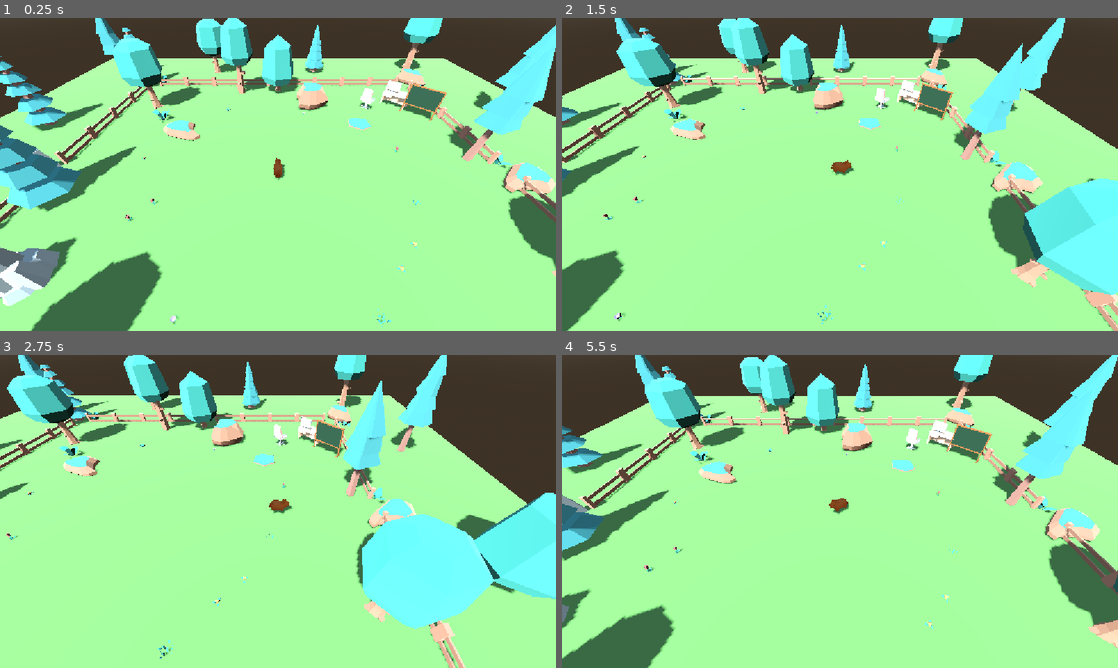
Above: before the commit, frames 1-4 (two rows, left to right).
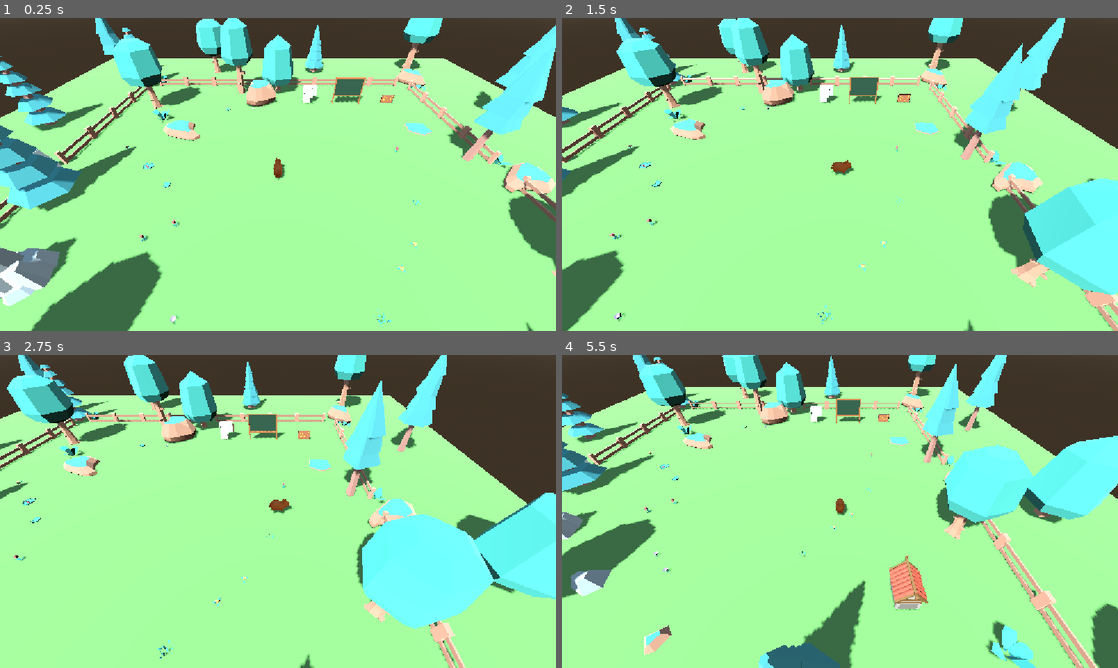
Above: after the commit, the same moments.

Repository: MatheusPatricioo/capivara-ia
Game: Godot game, scene res://scenes/world.tscn
The game is run twice, just before and just after one commit, with the same random seed, the same clock (stepped at 60 frames per second) and the same inputs.
Inputs:
- Up to frame 1 (0.25 s): no input
- Up to frame 2 (1.5 s): tap Enter at 0.5 s; hold D (move_right) 0.53-1.28 s; hold Tab (toggle_control_mode) 0.53-1.28 s; hold S (move_backward) from 1.28 s (still down); tap Tab (toggle_control_mode) at 1.35 s
- Up to frame 3 (2.75 s): release S (move_backward) at 2.03 s; hold D (move_right) from 2.03 s (still down); hold Tab (toggle_control_mode) from 2.03 s (still down)
- Up to frame 4 (5.5 s): release D (move_right) at 2.78 s; release Tab (toggle_control_mode) at 2.78 s; hold W (move_forward) 2.78-3.53 s; tap Tab (toggle_control_mode) at 2.85, 4.35 s; hold Tab (toggle_control_mode) 3.53-4.28 s; hold A (move_left) 3.53-5.03 s; hold S (move_backward) from 5.03 s (still down); hold Tab (toggle_control_mode) from 5.03 s (still down)

The runs differ from the first frame. In frame 1, 2.6% of the frame differs, in the area x 22-96%, y 18-100%; in frame 2, 2.5%; in frame 3, 2.4%; in frame 4, 39%, in the area x 0-100%, y 0-100%.

Commit message:
feat: reorganize the world into zones with pond, mural and retro computer

Diff:
--- a/world/scenes/props/desk.tscn
+++ b/world/scenes/props/desk.tscn
@@ -1,23 +1,28 @@
 [gd_scene format=3]
 
-[ext_resource type="PackedScene" path="res://assets/furniture/Models/GLTF format/desk.glb" id="1_desk"]
-[ext_resource type="PackedScene" path="res://assets/furniture/Models/GLTF format/computerScreen.glb" id="2_computer_screen"]
-[ext_resource type="PackedScene" path="res://assets/furniture/Models/GLTF format/chairDesk.glb" id="3_chair_desk"]
+[ext_resource type="PackedScene" path="res://assets/furniture/Models/GLTF format/cardboardBoxClosed.glb" id="1_cardboard_box"]
+[ext_resource type="PackedScene" path="res://assets/furniture/Models/GLTF format/televisionVintage.glb" id="2_television_vintage"]
+[ext_resource type="PackedScene" path="res://assets/furniture/Models/GLTF format/computerKeyboard.glb" id="3_computer_keyboard"]
+[ext_resource type="Script" path="res://scripts/interaction_point.gd" id="4_interaction_point"]
 
-[sub_resource type="BoxShape3D" id="BoxShape3D_desk"]
-size = Vector3(0.8, 0.4, 0.4)
+[sub_resource type="BoxShape3D" id="BoxShape3D_crate"]
+size = Vector3(0.4, 0.25, 0.3)
 
 [node name="Desk" type="StaticBody3D"]
 
-[node name="DeskModel" parent="." instance=ExtResource("1_desk")]
+[node name="Crate" parent="." instance=ExtResource("1_cardboard_box")]
 
-[node name="Monitor" parent="." instance=ExtResource("2_computer_screen")]
-position = Vector3(0, 0.38, -0.05)
+[node name="Monitor" parent="." instance=ExtResource("2_television_vintage")]
+position = Vector3(0, 0.2, -0.04)
 
-[node name="Chair" parent="." instance=ExtResource("3_chair_desk")]
-position = Vector3(0, 0, 0.45)
-rotation_degrees = Vector3(0, 180, 0)
+[node name="Keyboard" parent="." instance=ExtResource("3_computer_keyboard")]
+position = Vector3(0, 0.2, 0.1)
 
-[node name="DeskCollision" type="CollisionShape3D" parent="."]
-position = Vector3(0, 0.2, 0)
-shape = SubResource("BoxShape3D_desk")
+[node name="CrateCollision" type="CollisionShape3D" parent="."]
+position = Vector3(0, 0.125, 0)
+shape = SubResource("BoxShape3D_crate")
+
+[node name="ArrivalPoint" type="Marker3D" parent="."]
+position = Vector3(0, 0, 0.4)
+script = ExtResource("4_interaction_point")
+point_id = &"computer"
--- /dev/null
+++ b/world/scenes/props/mural.tscn
@@ -0,0 +1,15 @@
+[gd_scene format=3]
+
+[ext_resource type="Script" path="res://scripts/props/prop_model.gd" id="1_prop_model"]
+[ext_resource type="PackedScene" path="res://assets/props/wall.glb" id="2_wall"]
+[ext_resource type="Script" path="res://scripts/interaction_point.gd" id="3_interaction_point"]
+
+[node name="Mural" type="StaticBody3D"]
+script = ExtResource("1_prop_model")
+model = ExtResource("2_wall")
+collision_from_model = true
+
+[node name="ArrivalPoint" type="Marker3D" parent="."]
+position = Vector3(0, 0, 1)
+script = ExtResource("3_interaction_point")
+point_id = &"mural"
--- /dev/null
+++ b/world/scenes/props/pond.tscn
@@ -0,0 +1,66 @@
+[gd_scene format=3]
+
+[ext_resource type="Script" path="res://scripts/interaction_point.gd" id="1_interaction_point"]
+[ext_resource type="PackedScene" path="res://assets/nature/Models/GLTF format/ground_riverCorner.glb" id="10_river_corner"]
+[ext_resource type="PackedScene" path="res://assets/nature/Models/GLTF format/ground_riverSide.glb" id="11_river_side"]
+[ext_resource type="PackedScene" path="res://assets/nature/Models/GLTF format/ground_riverRocks.glb" id="12_river_rocks"]
+[ext_resource type="PackedScene" path="res://assets/nature/Models/GLTF format/lily_large.glb" id="20_lily_large"]
+[ext_resource type="PackedScene" path="res://assets/nature/Models/GLTF format/lily_small.glb" id="21_lily_small"]
+
+[sub_resource type="BoxShape3D" id="BoxShape3D_water"]
+size = Vector3(3.6, 1, 3.6)
+
+[node name="Pond" type="StaticBody3D"]
+
+[node name="Tiles" type="Node3D" parent="."]
+position = Vector3(0, 0.01, 0)
+scale = Vector3(1.2, 1.2, 1.2)
+
+[node name="CornerNorthWest" parent="Tiles" instance=ExtResource("10_river_corner")]
+position = Vector3(-1, 0, -1)
+
+[node name="SideNorth" parent="Tiles" instance=ExtResource("11_river_side")]
+position = Vector3(0, 0, -1)
+
+[node name="CornerNorthEast" parent="Tiles" instance=ExtResource("10_river_corner")]
+position = Vector3(1, 0, -1)
+rotation_degrees = Vector3(0, -90, 0)
+
+[node name="SideEast" parent="Tiles" instance=ExtResource("11_river_side")]
+position = Vector3(1, 0, 0)
+rotation_degrees = Vector3(0, -90, 0)
+
+[node name="CornerSouthEast" parent="Tiles" instance=ExtResource("10_river_corner")]
+position = Vector3(1, 0, 1)
+rotation_degrees = Vector3(0, 180, 0)
+
+[node name="SideSouth" parent="Tiles" instance=ExtResource("11_river_side")]
+position = Vector3(0, 0, 1)
+rotation_degrees = Vector3(0, 180, 0)
+
+[node name="CornerSouthWest" parent="Tiles" instance=ExtResource("10_river_corner")]
+position = Vector3(-1, 0, 1)
+rotation_degrees = Vector3(0, 90, 0)
+
+[node name="SideWest" parent="Tiles" instance=ExtResource("11_river_side")]
+position = Vector3(-1, 0, 0)
+rotation_degrees = Vector3(0, 90, 0)
+
+[node name="Center" parent="Tiles" instance=ExtResource("12_river_rocks")]
+
+[node name="WaterCollision" type="CollisionShape3D" parent="."]
+position = Vector3(0, 0.5, 0)
+shape = SubResource("BoxShape3D_water")
+
+[node name="Lilies" type="Node3D" parent="."]
+
+[node name="LilyLarge" parent="Lilies" instance=ExtResource("20_lily_large")]
+transform = Transform3D(1.5, 0, 0, 0, 1.5, 0, 0, 0, 1.5, 0.5, 0.05, -0.6)
+
+[node name="LilySmall" parent="Lilies" instance=ExtResource("21_lily_small")]
+transform = Transform3D(0, 0, 1.5, 0, 1.5, 0, -1.5, 0, 0, -0.6, 0.05, 0.6)
+
+[node name="ArrivalPoint" type="Marker3D" parent="."]
+position = Vector3(0, 0, 2.4)
+script = ExtResource("1_interaction_point")
+point_id = &"pond"
--- a/world/scenes/world.tscn
+++ b/world/scenes/world.tscn
@@ -23,6 +23,10 @@
 [ext_resource type="PackedScene" uid="uid://c0f3o1ulotjcu" path="res://assets/nature/Models/GLTF format/flower_purpleC.glb" id="32_flower_purple_c"]
 [ext_resource type="PackedScene" uid="uid://dx7psuvg1bj8g" path="res://assets/nature/Models/GLTF format/plant_bushSmall.glb" id="34_plant_bush_small"]
 [ext_resource type="PackedScene" uid="uid://cwo6nfxvoiyun" path="res://assets/nature/Models/GLTF format/grass.glb" id="35_grass"]
+[ext_resource type="PackedScene" path="res://scenes/props/dog_house.tscn" id="40_dog_house"]
+[ext_resource type="PackedScene" path="res://scenes/props/food_bowl.tscn" id="41_food_bowl"]
+[ext_resource type="PackedScene" path="res://scenes/props/mural.tscn" id="42_mural"]
+[ext_resource type="PackedScene" path="res://scenes/props/pond.tscn" id="43_pond"]
 
 [sub_resource type="ProceduralSkyMaterial" id="ProceduralSkyMaterial_sky"]
 
@@ -117,7 +121,7 @@
 transform = Transform3D(1.7320508, 0, 1, 0, 2, 0, -1, 0, 1.7320508, -5, 0, -3)
 
 [node name="SmallRockSouthEast" parent="Nature/Rocks" unique_id=907821066 instance=ExtResource("3_rock")]
-transform = Transform3D(0.43412057, 0, 2.4620194, 0, 2.5, 0, -2.4620194, 0, 0.43412057, 5, 0, 6)
+transform = Transform3D(0.43412057, 0, 2.4620194, 0, 2.5, 0, -2.4620194, 0, 0.43412057, -1, 0, 7.5)
 model = ExtResource("22_rock_small_c")
 
 [node name="TallStoneWest" parent="Nature/Rocks" unique_id=514630341 instance=ExtResource("3_rock")]
@@ -125,11 +129,11 @@
 model = ExtResource("24_stone_tall_b")
 
 [node name="FlatRockNorthEast" parent="Nature/Rocks" unique_id=1561746624 instance=ExtResource("3_rock")]
-transform = Transform3D(-2.598076, 0, 1.5000002, 0, 3, 0, -1.5000002, 0, -2.598076, 4.5, 0, -4)
+transform = Transform3D(-2.598076, 0, 1.5000002, 0, 3, 0, -1.5000002, 0, -2.598076, 7.5, 0, -3.5)
 model = ExtResource("23_rock_small_flat_a")
 
 [node name="LargeRockNorth" parent="Nature/Rocks" unique_id=1644550563 instance=ExtResource("3_rock")]
-transform = Transform3D(-1.7320508, 0, -0.99999994, 0, 2, 0, 0.99999994, 0, -1.7320508, 2, 0, -6.5)
+transform = Transform3D(-1.7320508, 0, -0.99999994, 0, 2, 0, 0.99999994, 0, -1.7320508, -1.2, 0, -7)
 model = ExtResource("21_rock_large_d")
 
 [node name="SmallStoneSouthWest" parent="Nature/Rocks" unique_id=1329134210 instance=ExtResource("3_rock")]
@@ -139,10 +143,10 @@
 [node name="Flowers" type="Node3D" parent="Nature" unique_id=871569277]
 
 [node name="RedFlowerWestA" parent="Nature/Flowers" unique_id=46581214 instance=ExtResource("30_flower_red_a")]
-transform = Transform3D(1, 0, 0, 0, 1, 0, 0, 0, 1, -4.5, 0, 1.5)
+transform = Transform3D(1, 0, 0, 0, 1, 0, 0, 0, 1, -3.4, 0, 2.4)
 
 [node name="RedFlowerWestB" parent="Nature/Flowers" unique_id=1848976285 instance=ExtResource("30_flower_red_a")]
-transform = Transform3D(0, 0, -1, 0, 1, 0, 1, 0, 0, -5, 0, 2.2)
+transform = Transform3D(0, 0, -1, 0, 1, 0, 1, 0, 0, -4.2, 0, 2.9)
 
 [node name="RedFlowerEast" parent="Nature/Flowers" unique_id=1663847914 instance=ExtResource("30_flower_red_a")]
 transform = Transform3D(1, 0, 0, 0, 1, 0, 0, 0, 1, 5.5, 0, -1.5)
@@ -154,7 +158,7 @@
 transform = Transform3D(0, 0, 1, 0, 1, 0, -1, 0, 0, 4.2, 0, 3.1)
 
 [node name="YellowFlowerWest" parent="Nature/Flowers" unique_id=884729354 instance=ExtResource("31_flower_yellow_b")]
-transform = Transform3D(1, 0, 0, 0, 1, 0, 0, 0, 1, -6, 0, -1)
+transform = Transform3D(1, 0, 0, 0, 1, 0, 0, 0, 1, -7.2, 0, -1.8)
 
 [node name="PurpleFlowerSouthA" parent="Nature/Flowers" unique_id=807929873 instance=ExtResource("32_flower_purple_c")]
 transform = Transform3D(1, 0, 0, 0, 1, 0, 0, 0, 1, -2.5, 0, 5)
@@ -163,7 +167,7 @@
 transform = Transform3D(0, 0, -1, 0, 1, 0, 1, 0, 0, -1.8, 0, 5.6)
 
 [node name="PurpleFlowerNorth" parent="Nature/Flowers" unique_id=622951829 instance=ExtResource("32_flower_purple_c")]
-transform = Transform3D(1, 0, 0, 0, 1, 0, 0, 0, 1, 1.5, 0, -5)
+transform = Transform3D(1, 0, 0, 0, 1, 0, 0, 0, 1, -1.5, 0, -5.5)
 
 [node name="SmallBushNorth" parent="Nature/Flowers" unique_id=223096519 instance=ExtResource("34_plant_bush_small")]
 transform = Transform3D(1, 0, 0, 0, 1, 0, 0, 0, 1, -3, 0, -5.5)
@@ -177,24 +181,38 @@
 [node name="GrassEast" parent="Nature/Flowers" unique_id=1708394374 instance=ExtResource("35_grass")]
 transform = Transform3D(1, 0, 0, 0, 1, 0, 0, 0, 1, 5, 0, 1.5)
 
+[node name="Pond" parent="Nature" instance=ExtResource("43_pond")]
+transform = Transform3D(0, 0, 1, 0, 1, 0, -1, 0, 0, -5, 0, 0)
+
 [node name="Bushes" type="Node3D" parent="Nature" unique_id=1274194001]
 
 [node name="BushNorthWest" parent="Nature/Bushes" unique_id=2067411809 instance=ExtResource("7_bush")]
 transform = Transform3D(2.5, 0, 0, 0, 2.5, 0, 0, 0, 2.5, -6.5, 0, -4.5)
 
 [node name="BushSouthEast" parent="Nature/Bushes" unique_id=1865379186 instance=ExtResource("7_bush")]
-transform = Transform3D(0, 0, 2.5, 0, 2.5, 0, -2.5, 0, 0, 6.5, 0, 7)
+transform = Transform3D(0, 0, 2.5, 0, 2.5, 0, -2.5, 0, 0, 7.8, 0, 7.8)
 
 [node name="Boundary" parent="." unique_id=173528842 groups=["navigation_source"] instance=ExtResource("6_boundary")]
 
 [node name="Workspace" type="Node3D" parent="." unique_id=1589149773 groups=["navigation_source"]]
-transform = Transform3D(0.70710677, 0, -0.70710677, 0, 1, 0, 0.70710677, 0, 0.70710677, 6.5, 0, -6.5)
+transform = Transform3D(1, 0, 0, 0, 1, 0, 0, 0, 1, 4, 0, -6.5)
 
 [node name="Desk" parent="Workspace" unique_id=1418082160 instance=ExtResource("4_desk")]
-transform = Transform3D(2, 0, 0, 0, 2, 0, 0, 0, 2, 0, 0, 0)
+transform = Transform3D(2, 0, 0, 0, 2, 0, 0, 0, 2, -2.4, 0, 0)
 
 [node name="Chalkboard" parent="Workspace" unique_id=2146862181 instance=ExtResource("5_chalkboard")]
-transform = Transform3D(1, 0, 0, 0, 1, 0, 0, 0, 1, 2.2, 0, 0)
+transform = Transform3D(1, 0, 0, 0, 1, 0, 0, 0, 1, 0.3, 0, 0)
+
+[node name="Mural" parent="Workspace" instance=ExtResource("42_mural")]
+transform = Transform3D(1, 0, 0, 0, 1, 0, 0, 0, 1, 2.9, 0, 0)
+
+[node name="Home" type="Node3D" parent="." groups=["navigation_source"]]
+
+[node name="DogHouse" parent="Home" instance=ExtResource("40_dog_house")]
+transform = Transform3D(-1, 0, 0, 0, 1, 0, 0, 0, -1, 5.5, 0, 6)
+
+[node name="FoodBowl" parent="Home" instance=ExtResource("41_food_bowl")]
+transform = Transform3D(-1, 0, 0, 0, 1, 0, 0, 0, -1, 3.8, 0, 5.5)
 
 [node name="NavigationRegion" type="NavigationRegion3D" parent="." unique_id=1730609506]
 navigation_mesh = SubResource("NavigationMesh_walkable_area")
